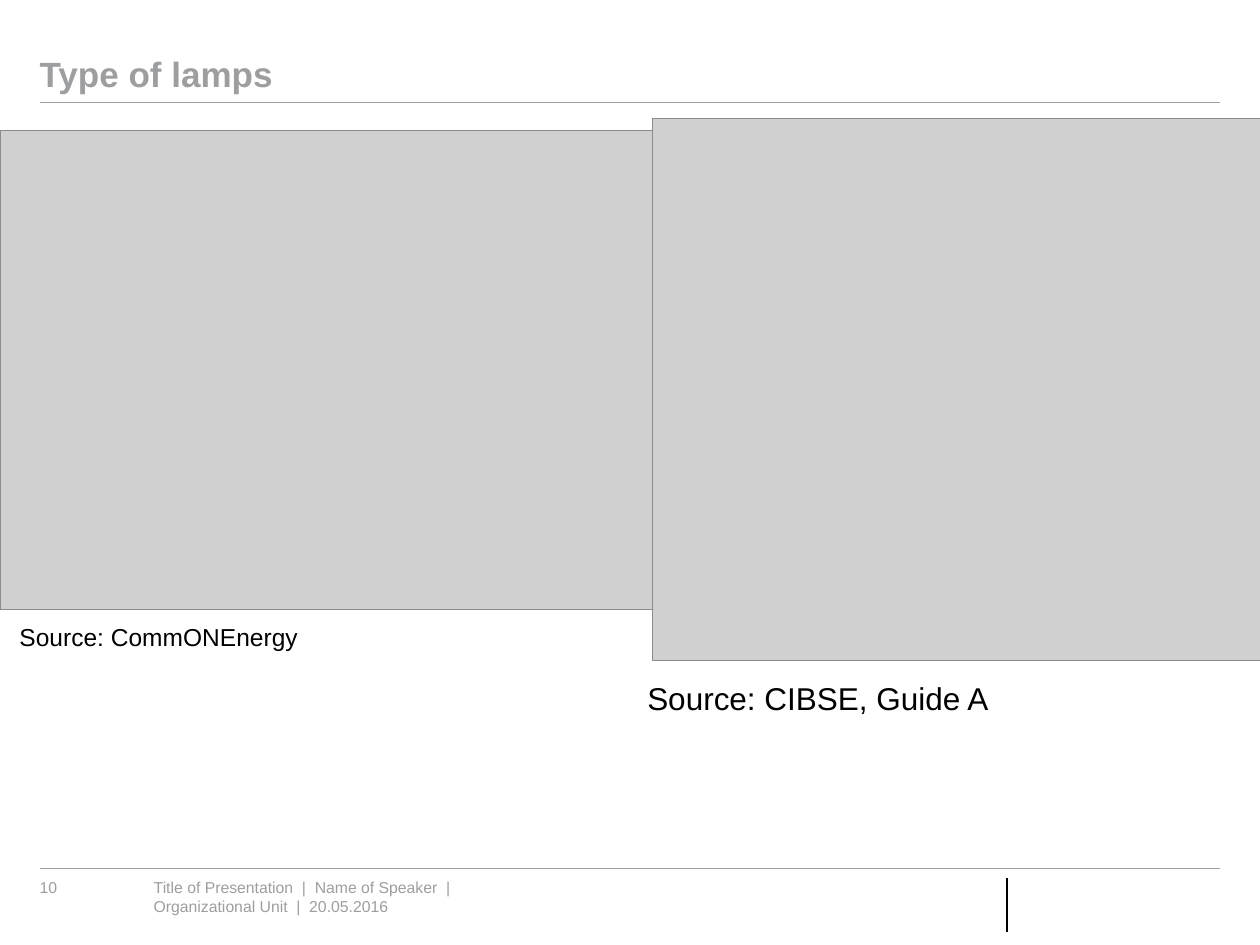
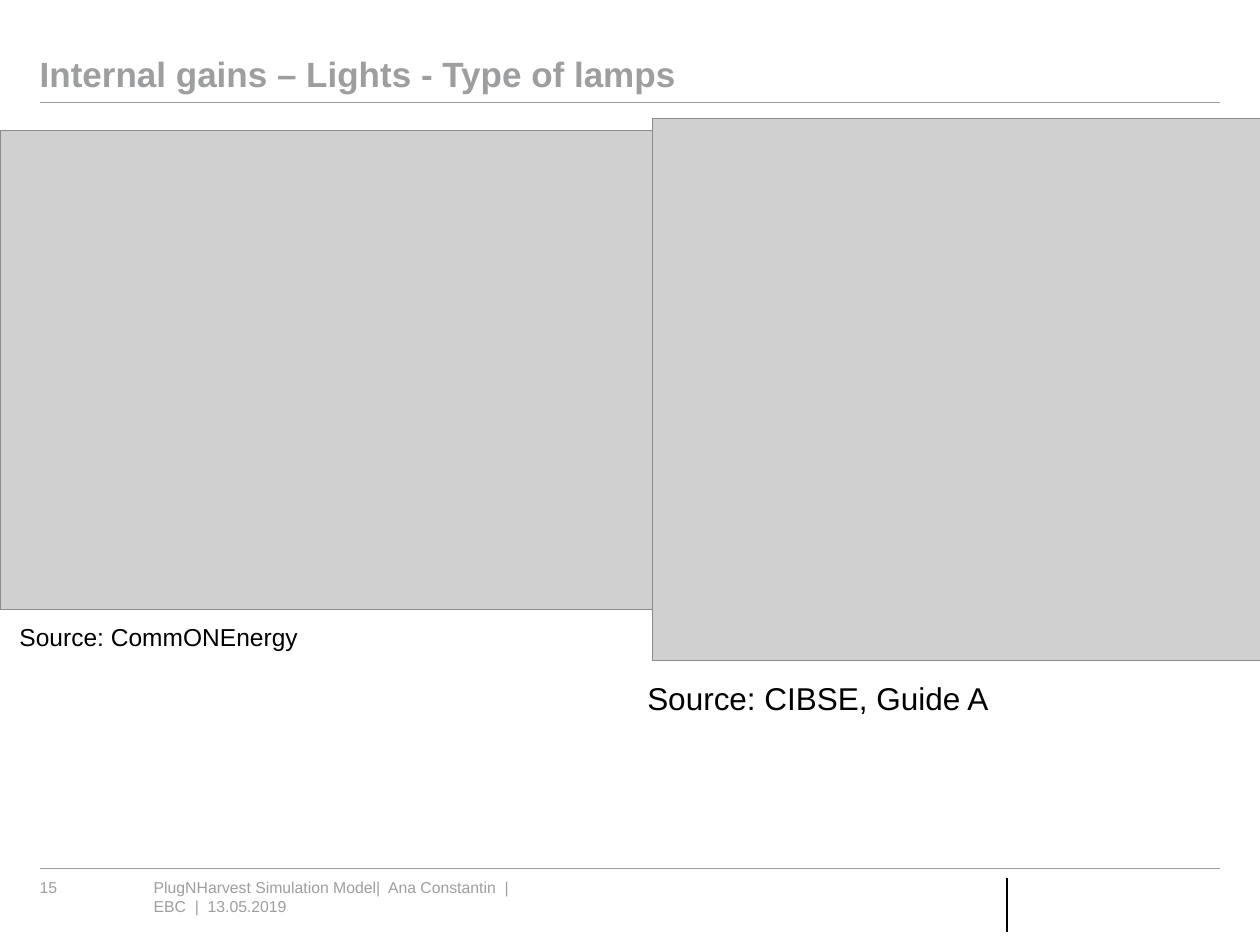
Before and after one commit to RWTH-EBC/AixLib, a slide deck: slide 15 of AixLib/Resources/PlugNHarvest/Presentation PlugNHarvest Model.pptx (slide 10 before the commit). Drawn at 1260x945 pixels with LibreOffice and Linux fonts; fonts in the diff are those of the drawing; grey boxes stand for pictures; background and template pictures are left out. Boxes give left, top, right and bottom in pixels: in the first picture for what was removed or moved away, otherwise in the second. Text is boxed around its words. In the diff, an @@ line names an element or a change of style, - is before the commit and + after.

Commit message:
Newest version of the Presentation PlugNHarvest Model.pptx

```diff
--- a/AixLib/Resources/PlugNHarvest/Presentation PlugNHarvest Model.pptx
+++ b/AixLib/Resources/PlugNHarvest/Presentation PlugNHarvest Model.pptx
@@ title at [40,62,675,93]: text changed @@
-Type of lamps
+Internal gains – Lights - Type of lamps
@@ page number at [40,882,58,893]: text changed @@
-10
+15
@@ text at [154,881,495,912]: text changed @@
-Title of Presentation | Name of Speaker | Organizational Unit | 20.05.2016
+PlugNHarvest Simulation Model| Ana Constantin | EBC | 13.05.2019
```
Also in this commit, not shown: 16 other slides changed, 5 slides added, 1 slide removed.
